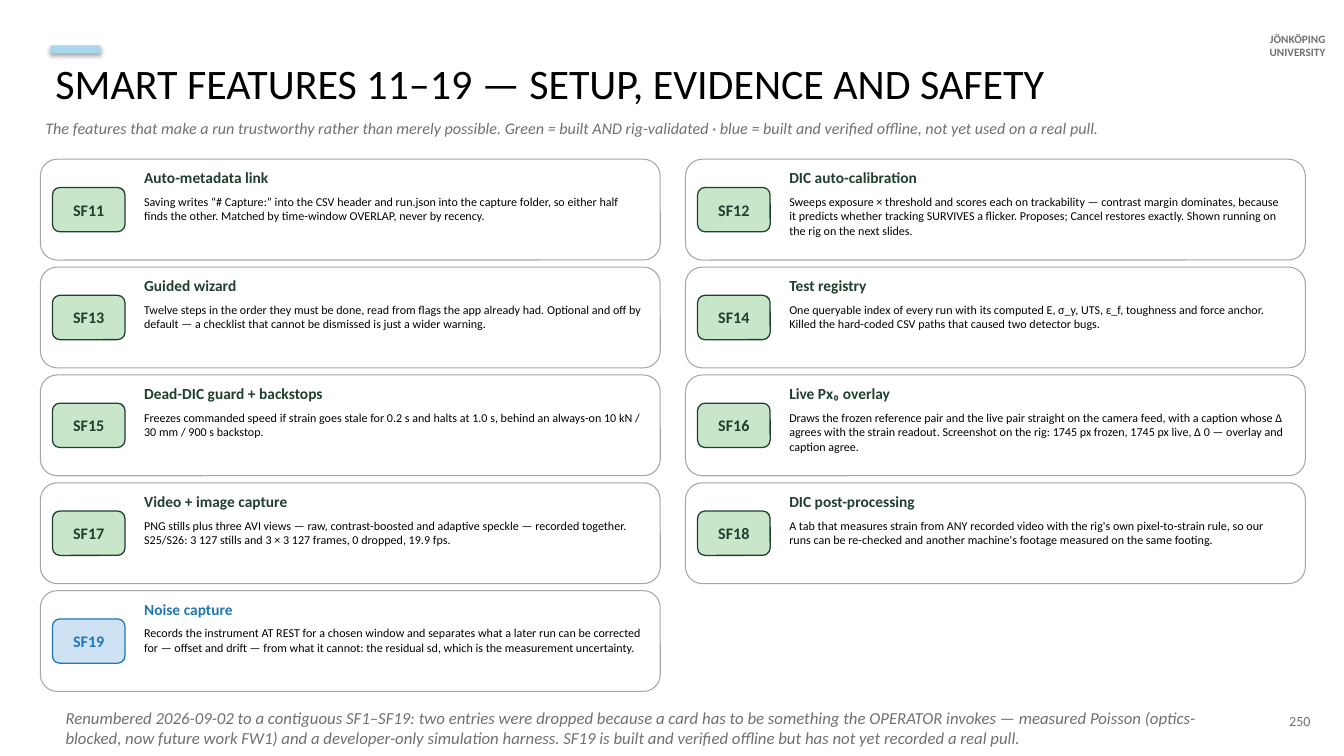
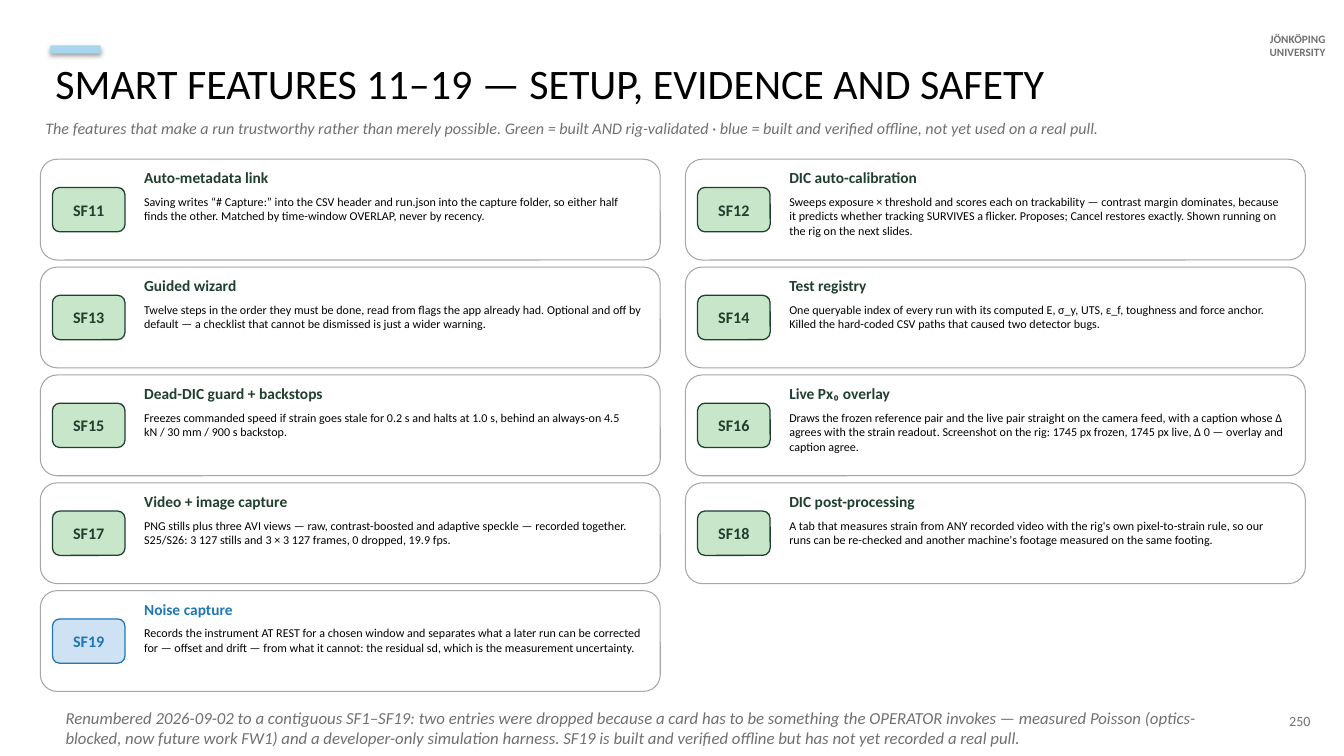
Before and after one commit to AdithyaSivakumar-3/UTM, a slide deck: slide 110 of documentation/decks/V6a_8_6_20_slides.pptx. Drawn at 1344x756 pixels with LibreOffice and Linux fonts; fonts in the diff are those of the drawing. Boxes give left, top, right and bottom in pixels: in the first picture for what was removed or moved away, otherwise in the second. Text is boxed around its words. In the diff, an @@ line names an element or a change of style, - is before the commit and + after.

```diff
--- a/documentation/decks/V6a_8_6_20_slides.pptx
+++ b/documentation/decks/V6a_8_6_20_slides.pptx
@@ text at (144,413,619,438): text changed @@
-Freezes commanded speed if strain goes stale for 0.2 s and halts at 1.0 s, behind an always-on 10 kN / 30 mm / 900 s backstop.
+Freezes commanded speed if strain goes stale for 0.2 s and halts at 1.0 s, behind an always-on 4.5 kN / 30 mm / 900 s backstop.
```
Also in this commit, not shown: 62 other slides changed, 1 slide added, 8 other files.
